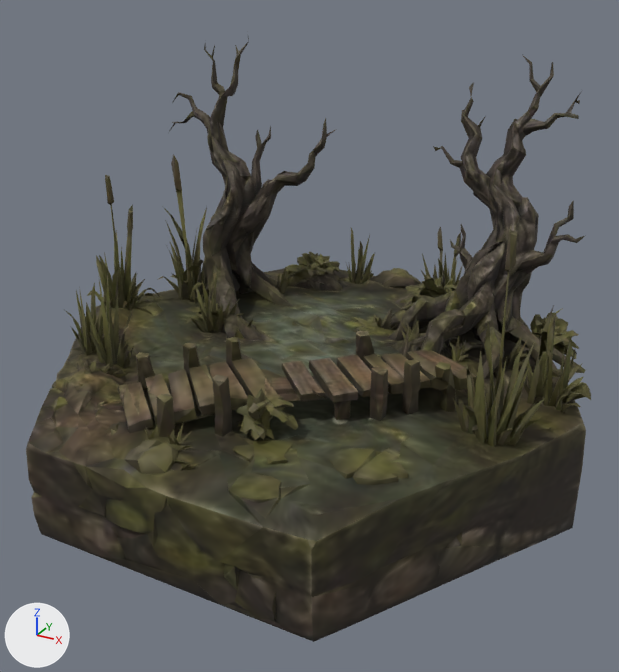
The glTF model godot/assets/meshy/war/marsh.glb, before and after one commit.
Both versions are drawn from a 50 mm lens placed at (1.6, -2.88, 1.73), pointed at (0.07, -0.09, 0.33). Arrows for +X, +Y and +Z are at lower left; the lights stay in place. The picture after the commit comes second. Vertices at exactly the same position are counted once.
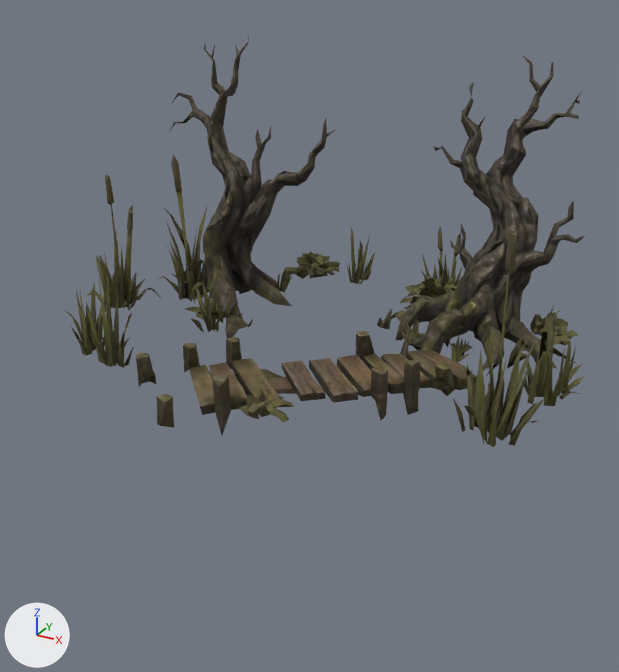
The change, as a list of edits to the scene's bpy script:
```text
Change me_mesh_0:
    used by ob_mesh_0; location = (0.0, 0.0, 0.0)
    remove me_mesh_0.from_pydata(...)  # 3932 vertices, 7939 faces; spans x -1.18..1.18, y -1.04..1.04, z -0.27..1.44
    add me_mesh_0.from_pydata(...)  # 2624 vertices, 4462 faces; spans x -1.17..1.14, y -0.8..0.99, z 0.17..1.44
    me_mesh_0 part 1: 1308 vertices removed from x -1.18..1.18, y -1.04..1.04, z -0.27..0.27
```

What differs and where, as boxes (x1, y1, x2, y2) in the pictures (619 x 672 px):
'Mesh_0', reshaped (8% narrower, 32% shorter)
    before: (26, 38, 591, 642)
    after: (66, 38, 586, 447)
part 1 of me_mesh_0, deleted
    before: (26, 264, 591, 642)
